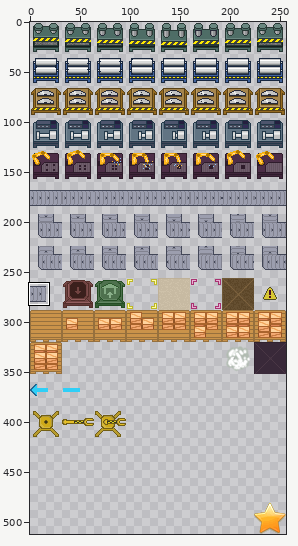
Sprite sheet: app/src/main/res/drawable-nodpi/blocks.png. Above: a wide view before the commit, with the close-up outlined.
Close-up. Earlier state:
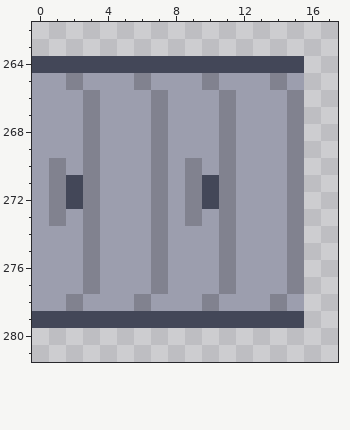
The file is 256x512 pixels. Pixels under 10% opacity are left out. Colours within 5 levels of each other are drawn and written as one. Shown: x 0..17, y 262..281. The commit also changed other parts of the picture, which this record leaves out.
The result:
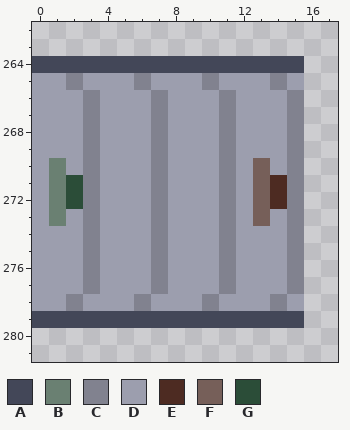
Palette (. is transparent): A #434758  B #6a8072  C #81828f  D #9c9eae  E #4d2b22  F #765f59  G #2b4d38
Diff:
@@ x 0..17 @@
 269 DDDCDDDCDDDCDDDC..
-270 DCDCDDDCDCDCDDDC..
-271 DCACDDDCDCACDDDC..
-272 DCACDDDCDCACDDDC..
-273 DCDCDDDCDCDCDDDC..
+270 DBDCDDDCDDDCDFDC..
+271 DBGCDDDCDDDCDFEC..
+272 DBGCDDDCDDDCDFEC..
+273 DBDCDDDCDDDCDFDC..
 274 DDDCDDDCDDDCDDDC..
